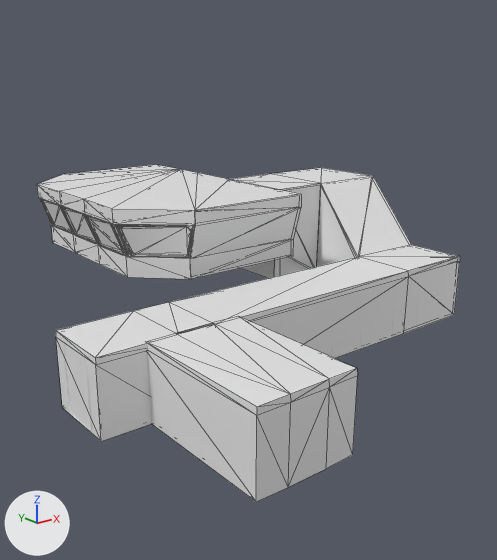
Two versions of the FBX model Assets/Art/Models/Level 1.fbx, one commit apart.
The view is the same before and after, from a 50 mm camera at (-10.2, -12.9, 9.9) aimed at (5.1, 6.2, 2.2). Arrows for +X, +Y and +Z are at lower left; the lights stay in place. Mesh edges are drawn as thin lines on the coarser meshes. Where no turn or scale is listed for an object, it has been applied to the vertices. Vertices at the same position are counted once.

Objects in the first picture: 'Stairs Collision 2', 'Walls Captains Quarters', 'Walls Deck', 'Walls Hallway'.
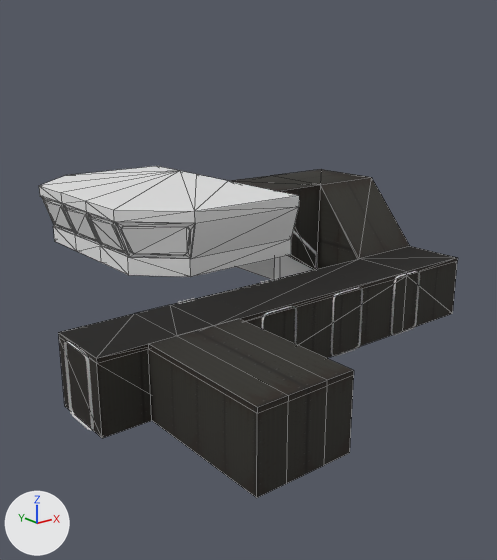
What differs and where, as boxes [x1, y1, x2, y2] in the pictures (497 x 560 px):
'Walls Hallway', reshaped: before [56, 168, 460, 442]; after [58, 169, 458, 438]
'Walls Captains Quarters', reshaped: before [147, 317, 358, 502]; after [148, 319, 354, 498]
'Walls Deck', reshaped: before [37, 165, 301, 279]; after [39, 166, 299, 277]
part 1 of me_mesh_013, cut back: before [56, 168, 460, 442]
part 2 of me_mesh_013, recoloured (black): after [58, 169, 458, 438]
part 4 of me_mesh_026, deleted: before [37, 165, 301, 279]
'Not a Door', unchanged, uncovered by the edit: before [64, 296, 419, 430]; after [64, 271, 420, 430]

Diff of the bpy script that builds the scene:
```diff
--- a/Assets/Art/Models/Level 1.fbx.py
+++ b/Assets/Art/Models/Level 1.fbx.py
@@ img_wall_1_png @@
+img_wall_1_png = load_image('Wall 1.png', '../Textures/Wall 1.png', 2048, 2048, 'sRGB')
@@ mat_material__24 @@
+mat_material__24 = principled_material('Material #24')
+mat_material__24.texture = img_wall_1_png
+mat_material__24.roughness = 0.859
@@ me_mesh @@
 # used by ob_walls_captains_quarters; location = (-0.8, -2.0, 0.14)
-me_mesh.from_pydata(...)  # 48 vertices, 92 faces; spans x -0.47..2.87, y -0.1..4.9, z -0.22..2.33
+me_mesh.from_pydata(...)  # 24 vertices, 21 faces; spans x -0.41..2.8, y 0.0..4.8, z -0.14..2.26
+# me_mesh part 3
+# 24 vertices are removed from x -0.47..2.87, y -0.1..4.9, z -0.22..2.33
+# 92 faces are deleted
+# 21 new faces join them
+me_mesh.materials.append(mat_material__24)  # picture img_wall_1_png
@@ me_mesh_013 @@
 # used by ob_walls_hallway; location = (0.4, 5.2, 1.2)
-me_mesh_013.from_pydata(...)  # 108 vertices, 212 faces; spans x -3.3..12.9, y -2.5..5.7, z -1.3..4.0
+me_mesh_013.from_pydata(...)  # 54 vertices, 95 faces; spans x -3.2..12.8, y -2.4..5.6, z -1.2..3.9
+# me_mesh_013 part 1
+# 54 vertices are removed from x -3.3..12.9, y -2.5..5.7, z -1.3..4.0
+# 123 faces are deleted
+# 6 new faces join them
+# me_mesh_013 part 2: 89 faces spanning x -3.2..12.8, y -2.4..5.6, z -1.2..3.9 switch from no material to mat_material__24 (picture img_wall_1_png)
@@ me_mesh_026 @@
 # used by ob_walls_deck; location = (0.4, 5.2, 1.2)
-me_mesh_026.from_pydata(...)  # 288 vertices, 572 faces; spans x 0.33..7.36, y 1.02..11.52, z 1.38..3.94
+me_mesh_026.from_pydata(...)  # 144 vertices, 278 faces; spans x 0.4..7.26, y 1.09..11.45, z 1.45..3.87
+# me_mesh_026 part 4
+# 144 vertices are removed from x 0.33..7.36, y 1.02..11.52, z 1.38..3.94
+# 294 faces are deleted
```
